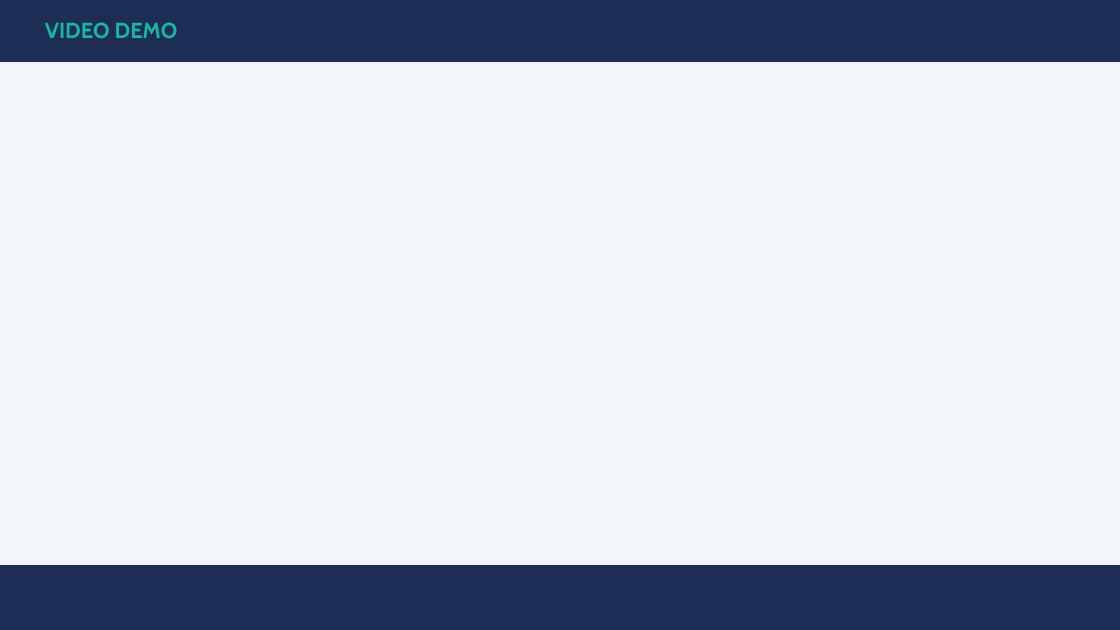
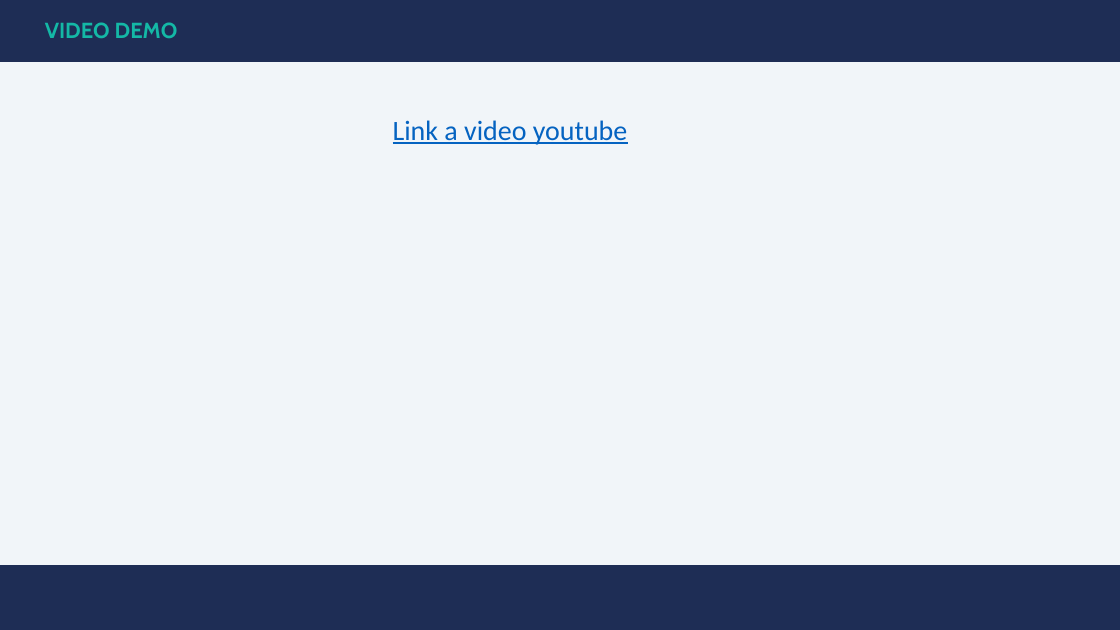
Before and after one commit to Smeagol-chan/Proyecto_Intermodular_1DAM, a slide deck: slide 10 of Roomie_Presentacion.pptx. Drawn at 1120x630 pixels with LibreOffice and Linux fonts; fonts in the diff are those of the drawing. Boxes give left, top, right and bottom in pixels: in the first picture for what was removed or moved away, otherwise in the second. Text is boxed around its words. In the diff, an @@ line names an element or a change of style, - is before the commit and + after.

```diff
--- a/Roomie_Presentacion.pptx
+++ b/Roomie_Presentacion.pptx
@@ text added at box(393, 120, 627, 145), 18 pt, text #0563C1, underline @@
+Link a video youtube
```
Also in this commit, not shown: 3 other files.
